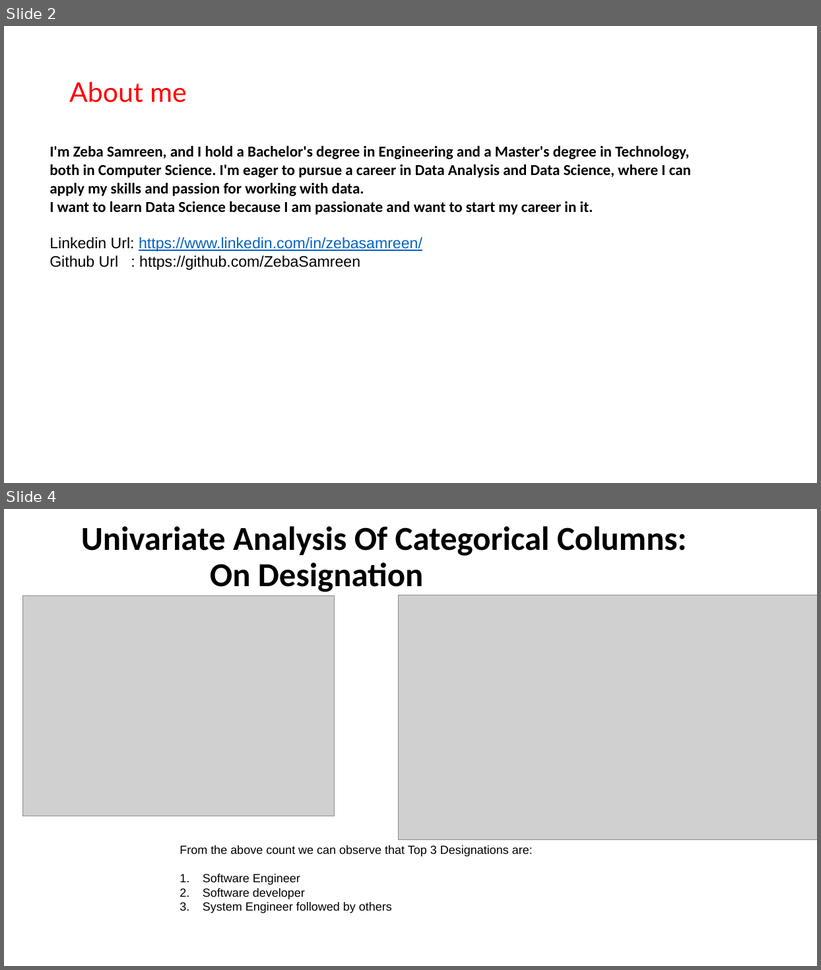
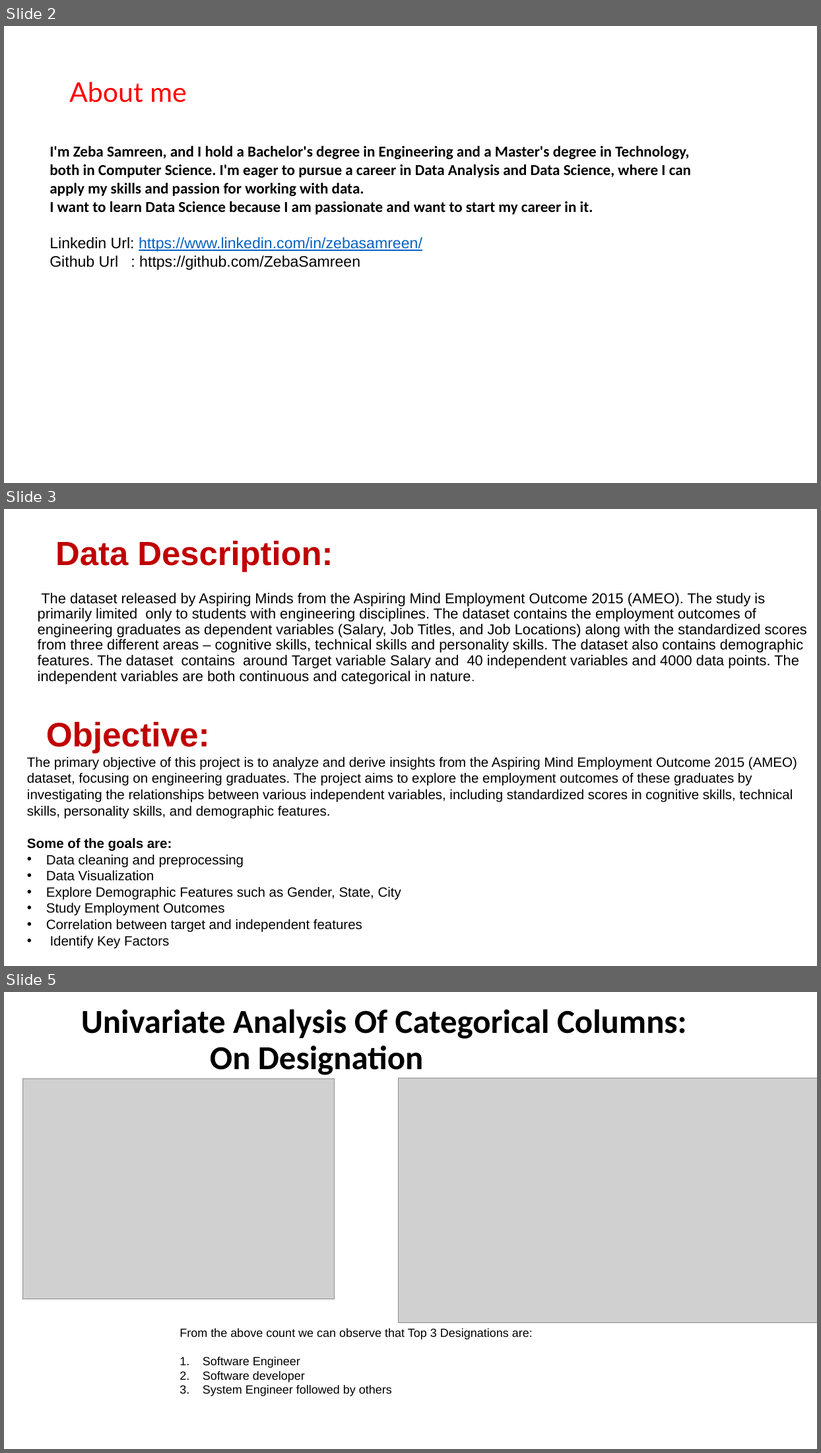
Before and after one commit to ZebaSamreen/Amcat, a slide deck: amcat ppt.pptx. Shown one above the other, each under a label of ours: slides 2 and 4 before the commit, slides 2, 3 and 5 after it; the slides between them are not shown. The pictures are 821x970 and 821x1453 pixels, drawn with LibreOffice and Linux fonts; fonts in the diff are those of the drawing; grey boxes stand for pictures; background and template pictures are left out. Boxes give left, top, right and bottom in pixels: in the first picture for what was removed or moved away, otherwise in the second. Text is boxed around its words. In the diff, an @@ line names an element or a change of style, - is before the commit and + after.

```diff
--- a/amcat ppt.pptx
+++ b/amcat ppt.pptx
@@ slide 3 added at [4,509,817,966], background #FFFFFF @@
@@ title added at [55,541,333,572], 39.6 pt, text #C00000, bold @@
+Data Description:
@@ text added at [38,593,807,684], 17 pt, text #000000 @@
+The dataset released by Aspiring Minds from the Aspiring Mind Employment Outcome 2015 (AMEO). The study is primarily limited only to students with engineering disciplines. The dataset contains the employment outcomes of engineering graduates as dependent variables (Salary, Job Titles, and Job Locations) along with the standardized scores from three different areas – cognitive skills, technical skills and personality skills. The dataset also contains demographic features. The dataset contains around Target variable Salary and 40 independent variables and 4000 data points. The independent variables are both continuous and categorical in nature.
@@ text added at [46,722,210,753], 40 pt, text #C00000, bold @@
+Objective:
@@ text added at [27,757,797,949], 16 pt, text #000000 @@
+The primary objective of this project is to analyze and derive insights from the Aspiring Mind Employment Outcome 2015 (AMEO) dataset, focusing on engineering graduates. The project aims to explore the employment outcomes of these graduates by investigating the relationships between various independent variables, including standardized scores in cognitive skills, technical skills, personality skills, and demographic features.
+Some of the goals are:
+• Data cleaning and preprocessing
+• Data Visualization
+• Explore Demographic Features such as Gender, State, City
+• Study Employment Outcomes
+• Correlation between target and independent features
+• Identify Key Factors
@@ what was slide 4 is now slide 5 @@
```
Also in this commit, not shown: 2 slides changed, 1 other slide added, 1 slide removed.
